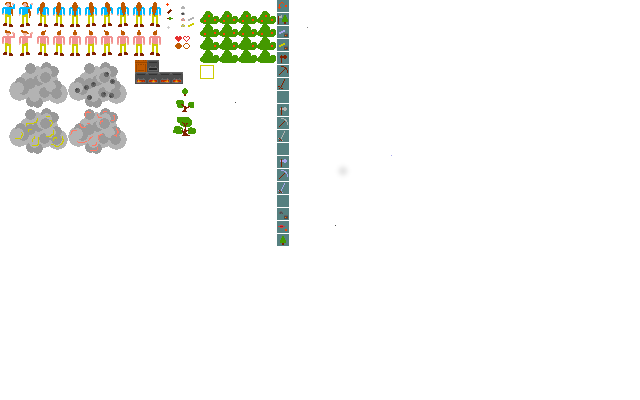
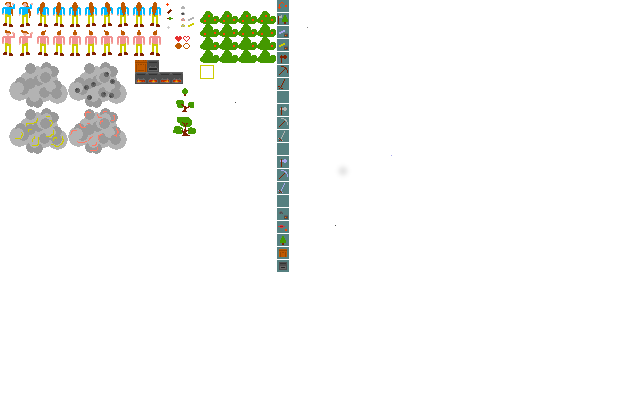
Revision of a layered 640px x 400px image; what changed, layer by layer:
painted on "Hintergrund" over (277, 247, 289, 272)
